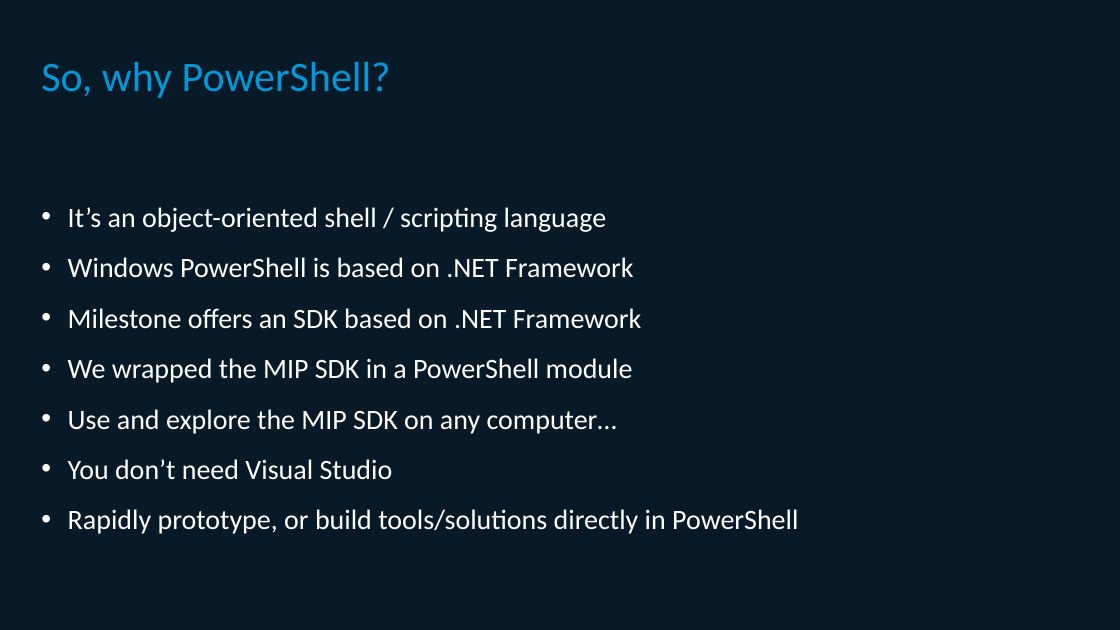
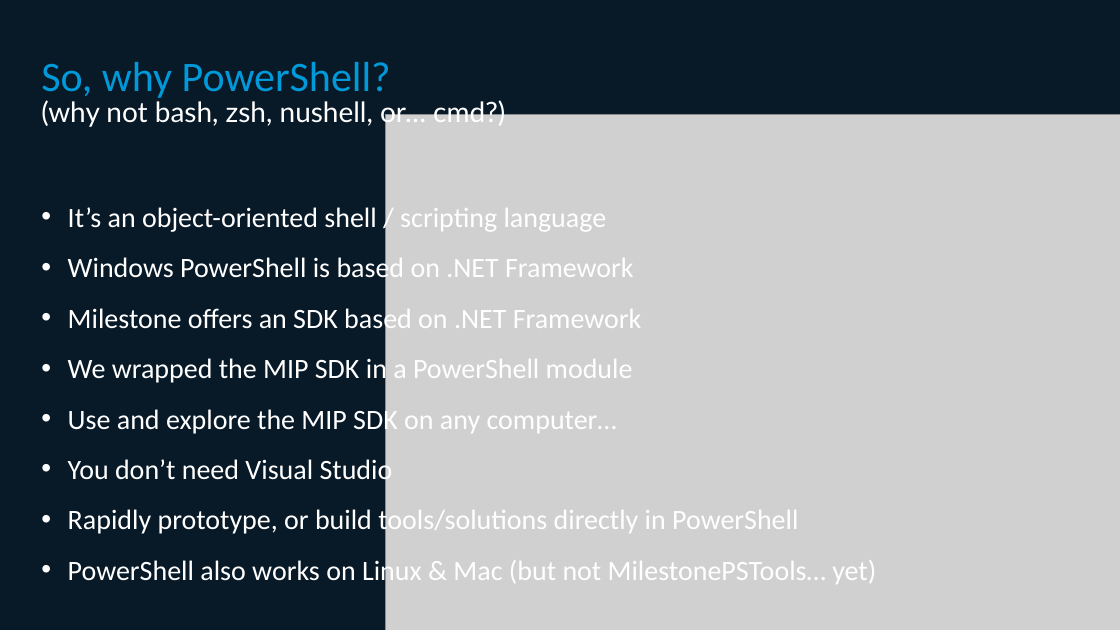
Before and after one commit to joshooaj/pwshmipsession, a slide deck: slide 4 of session.pptx. Drawn at 1120x630 pixels with LibreOffice and Linux fonts; fonts in the diff are those of the drawing; grey boxes stand for pictures; background and template pictures are left out. Boxes give left, top, right and bottom in pixels: in the first picture for what was removed or moved away, otherwise in the second. Text is boxed around its words. In the diff, an @@ line names an element or a change of style, - is before the commit and + after.

```diff
--- a/session.pptx
+++ b/session.pptx
@@ title at (41, 62, 505, 128): text changed; size 36 to 24 pt; font Calibri to Lato; text colour #0099DA to #FFFFFF @@
-So, why PowerShell?
+So, why PowerShell?
+(why not bash, zsh, nushell, or… cmd?)
@@ picture added at (386, 114, 1120, 630) @@
@@ text at (68, 557, 876, 587): paragraph added @@
+• PowerShell also works on Linux & Mac (but not MilestonePSTools… yet)
```
Also in this commit, not shown: 4 other slides changed, 5 other files.
